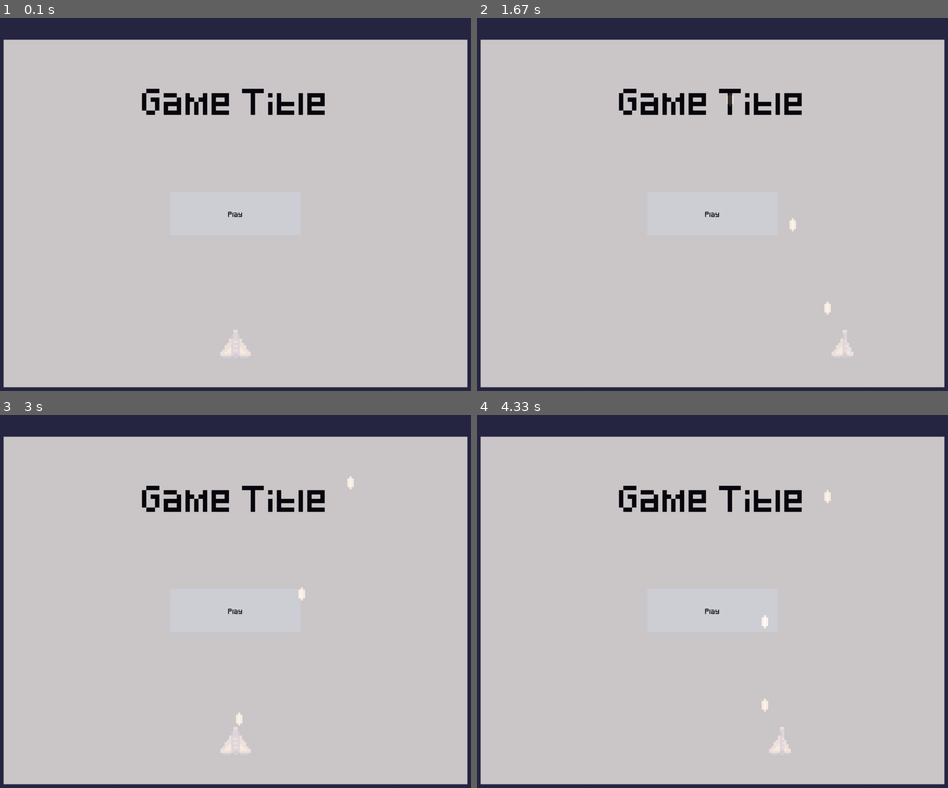
Above: before the commit, frames 1-4 (two rows, left to right).
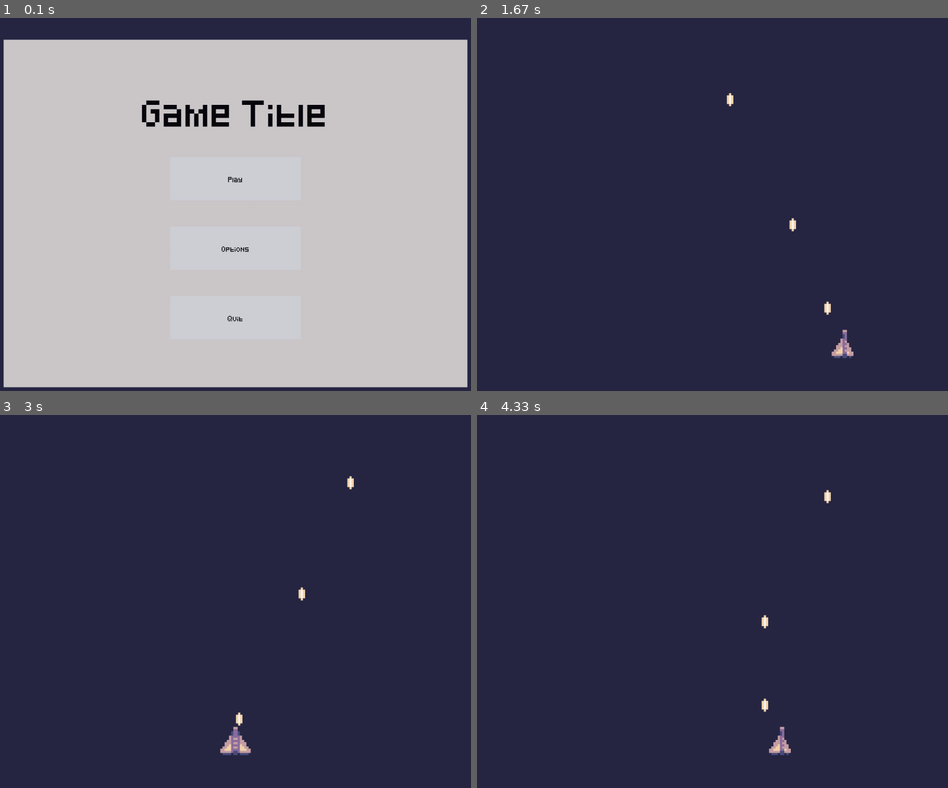
Above: after the commit, the same moments.

Repository: malaeng/12SDD-AT3
Game: pygame game, started from main.py
Same seed, same stepped clock (60 frames per second), same inputs: the game is played once before the commit and once after it.
Inputs (mouse positions are in pixels of both pictures, inside the frame that each line leads up to):
- Up to frame 1 (0.1 s): no input
- Up to frame 2 (1.67 s): press the mouse at (712, 178) at 0.37 s; move the mouse to (736, 238) at 0.47 s; release the mouse at (764, 301) at 0.6 s; tap Space at 0.67, 1.07, 1.37, 1.57 s; hold Right 1-1.47 s; hold Right from 1.5 s (still down)
- Up to frame 3 (3 s): tap Space at 1.87, 2.07, 2.37, 2.63, 2.93 s; release Right at 1.97 s; hold Left 2-2.53 s; hold Left 2.57-2.97 s
- Up to frame 4 (4.33 s): hold Right 3-3.63 s; tap Space at 3.07, 3.37, 3.73, 4.03, 4.23 s; hold Left 3.67-4.13 s; hold Right from 4.17 s (still down)

The runs differ from the first frame. In frame 1, 2.0% of the frame differs, in the area x 30-69%, y 18-91%; in frame 2, 92%, in the area x 0-100%, y 5-100%; in frame 3, 92%; in frame 4, 92%.

Commit message:
Added partial functionality to buttons

Diff:
--- a/main.py
+++ b/main.py
@@ -20,16 +20,31 @@
         # Fonts
         self.font = pygame.font.Font('graphics/pixeled.ttf', 20)
 
-    def draw_menu(self):
+        # Game
+        self.game_running = False
+
+    def menu(self):
         # screen.blit(self.main_menu, (screen_width/18, screen_height/18))
         screen.blit(self.main_menu, self.main_menu.rect)
-        self.main_menu.start_menu()
+        if self.main_menu.start_menu() == "PLAY":
+            self.game_running = True
+            self.run()
+        elif self.main_menu.start_menu() == "OPTIONS":
+            print('options')
+        elif self.main_menu.start_menu() == "QUIT":
+            self.quit_game()
+
+    def quit_game(self):
+        pygame.quit()
+        quit()
 
     def run(self):
-        self.player.sprite.lasers.draw(screen)
-        self.player.update()
-        self.player.draw(screen)
-        self.draw_menu()
+        if self.game_running == False:
+            self.menu()
+        else:
+            self.player.sprite.lasers.draw(screen)
+            self.player.update()
+            self.player.draw(screen)
 
 
 
--- a/menu.py
+++ b/menu.py
@@ -22,26 +22,20 @@
 
         mouse_pos = pygame.mouse.get_pos()
         rel_rect = pygame.Rect((button_rect.x + surface.rect.x, button_rect.y + surface.rect.y), (button_rect.width, button_rect.height))
-        #mouse_pos = (mouse_x + surface.get_rect().x, mouse_y + surface.get_rect().y)
+
         self.fill(self.colors['normal'])
         if rel_rect.collidepoint(mouse_pos):
             self.fill(self.colors['hover'])
             if pygame.mouse.get_pressed(num_buttons=3)[0]:
                 self.fill(self.colors['pressed'])
                 if self.one_press:
-
-                    self.on_click_function()
+                    # self.on_click_function()
+                    return True
 
                 elif not self.already_pressed:
-                    print("============")
-                    print('pressed')
-                    print(f'original mouse position: {pygame.mouse.get_pos()}')
-                    print(f'added: {surface.get_rect().x}, {surface.get_rect().y}')
-                    print(f'mouse position: {mouse_pos}')
-                    print(f'button_rect from get_input: {button_rect}')
-
-                    self.on_click_function()
+                    # self.on_click_function()
                     self.already_pressed = True
+                    return True
             else:
                 self.already_pressed = False
 
@@ -55,24 +49,44 @@
         self.set_alpha(alpha)
 
         self.rect = self.get_rect(center = (parent_surface_dimensions[0]/2, parent_surface_dimensions[1]/2))
-        print(self.rect)
+        self.width = self.get_width()
+        self.height = self.get_height()
 
         self.title_font = pygame.font.Font('graphics/pixeled.ttf', 50)
 
+
+
     def start_menu(self):
+        # Title
         title_surf = self.title_font.render('Game Title', False, 'black')
-        title_rect = title_surf.get_rect(center = (self.get_width()/2, self.get_height()/6))
+        title_rect = title_surf.get_rect(center = (self.width/2, self.height/5))
         self.blit(title_surf, title_rect)
 
-        self.play_button = Button(300, 100, "Play", self.print)
-        self.play_button_rect = self.play_button.get_rect(center = (self.get_width()/2, self.get_height()/2))
+        button_pressed = False
 
-        #self.play_button_rect = self.play_button.get_rect()
+        # Play Button
+        self.play_button = Button(300, 100, "Play")
+        self.play_button_rect = self.play_button.get_rect(center = (self.width/2, 2*self.height/5))
 
-        self.play_button.get_input(self.play_button_rect, self)
+        if self.play_button.get_input(self.play_button_rect, self): return "PLAY"
         self.play_button.draw_text()
-        self.blit(self.play_button, (self.play_button_rect.x, self.play_button_rect.y))
+        self.blit(self.play_button, self.play_button_rect)
 
+        # Options Button
+        self.options_button = Button(300, 100, "Options")
+        self.options_button_rect = self.options_button.get_rect(center = (self.width/2, 3*self.height/5))
+
+        if self.options_button.get_input(self.options_button_rect, self): return "OPTIONS"
+        self.options_button.draw_text()
+        self.blit(self.options_button, self.options_button_rect)
+
+        # Quit Button
+        self.quit_button = Button(300, 100, "Quit")
+        self.quit_button_rect = self.quit_button.get_rect(center = (self.width/2, 4*self.height/5))
+
+        if self.quit_button.get_input(self.quit_button_rect, self): return "QUIT"
+        self.quit_button.draw_text()
+        self.blit(self.quit_button, self.quit_button_rect)
 
     def print(self):
-        print(f'button_rect from Menu: {self.play_button_rect}')
+        print("Button Press")
